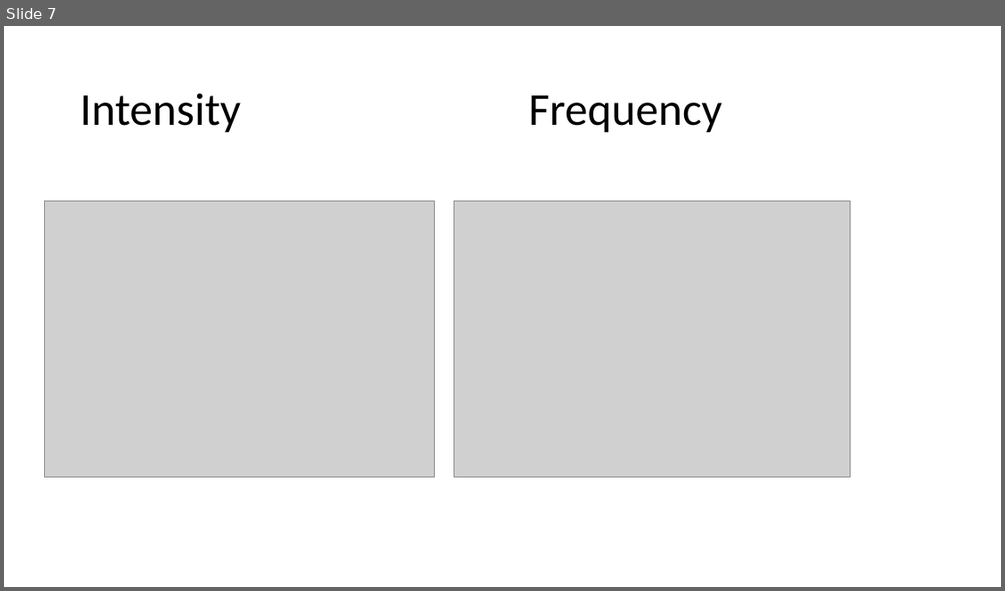
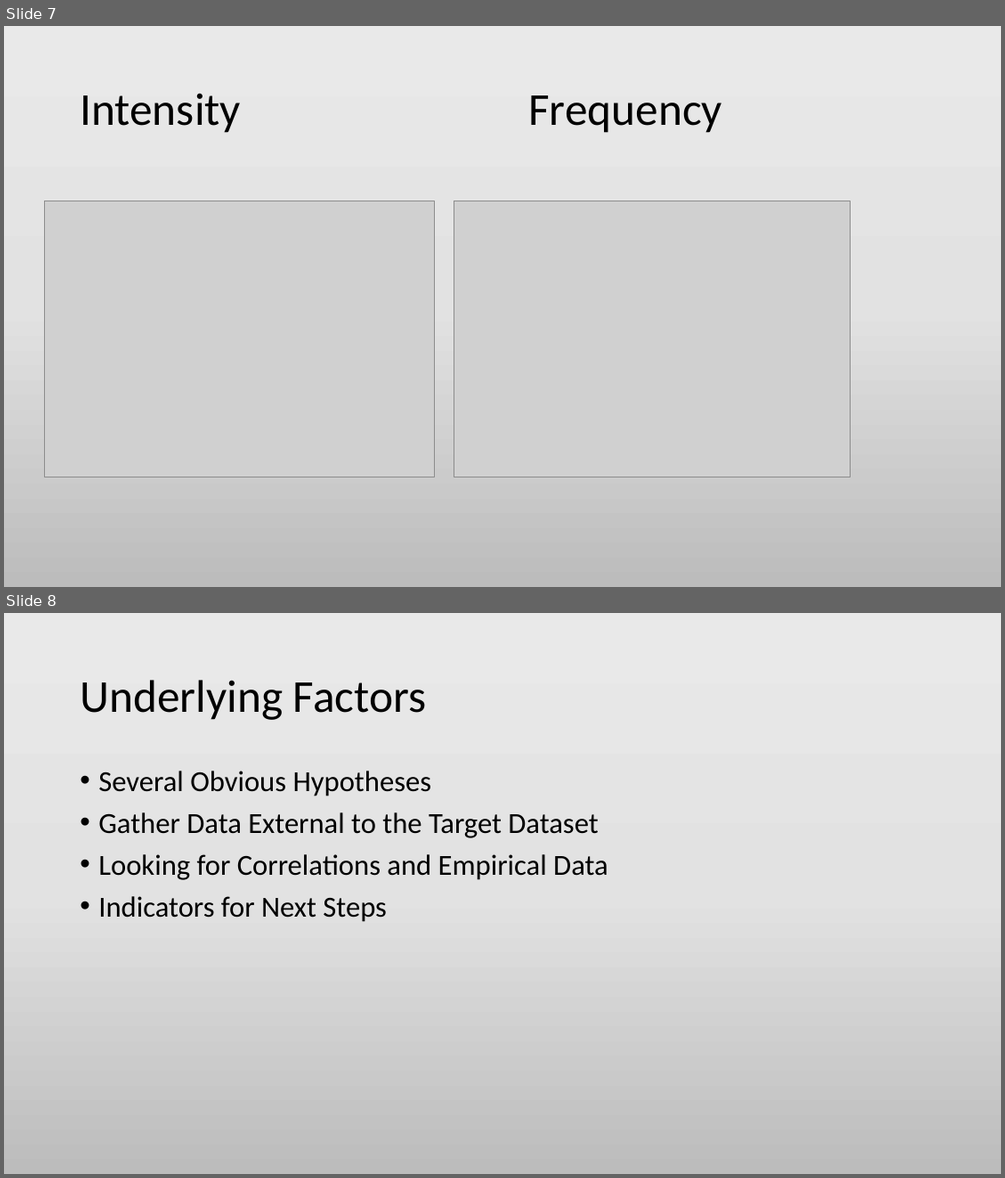
Before and after one commit to cmtaflin/Groupb2, a slide deck: Caused of Alcoholism.pptx. Shown one above the other, each under a label of ours: slide 7 before the commit, slides 7 and 8 after it. The pictures are 1005x591 and 1005x1178 pixels, drawn with LibreOffice and Linux fonts; fonts in the diff are those of the drawing; grey boxes stand for pictures. Boxes give left, top, right and bottom in pixels: in the first picture for what was removed or moved away, otherwise in the second. Text is boxed around its words. In the diff, an @@ line names an element or a change of style, - is before the commit and + after.

```diff
--- a/Caused of Alcoholism.pptx
+++ b/Caused of Alcoholism.pptx
@@ slide 8 added at [4, 613, 1001, 1174], background gradient #EBEAEA to #E4E3E3 to #BDBCBC @@
@@ title added at [80, 680, 426, 720], 44 pt, text #000000 @@
+Underlying Factors
@@ text added at [98, 771, 608, 922], 28 pt, text #000000 @@
+• Several Obvious Hypotheses
+• Gather Data External to the Target Dataset
+• Looking for Correlations and Empirical Data
+• Indicators for Next Steps
@@ slide 7 changed as well @@
@@ background #FFFFFF to gradient #EBEAEA to #E4E3E3 to #BDBCBC @@
```
Also in this commit, not shown: 9 other slides changed, 3 other slides added, 5 other files.
